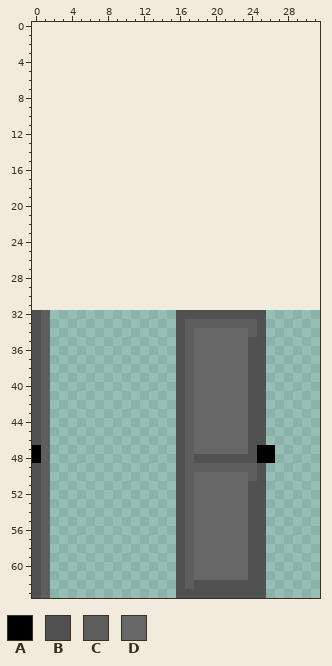
Two states of a pixel-art sprite, Assets/Sprites/Interactables/Door/Door.png. Above, as it was before the edit.
The file is 32x32 pixels. Colours within 5 levels of each other are drawn and written as one. The old version is drawn lined up with the new one, on the new canvas.
Palette (. is transparent): A #000000  B #515151  C #5e5e5e  D #676767
Pixels before, first column x 0:
32 BC..............BBBBBBBBBB.
33 BC..............BCCCCCCCCB.
34 BC..............BCDDDDDDCB.
35 BC..............BCDDDDDDBB.
36 BC..............BCDDDDDDBB.
37 BC..............BCDDDDDDBB.
38 BC..............BCDDDDDDBB.
39 BC..............BCDDDDDDBB.
40 BC..............BCDDDDDDBB.
41 BC..............BCDDDDDDBB.
42 BC..............BCDDDDDDBB.
43 BC..............BCDDDDDDBB.
44 BC..............BCDDDDDDBB.
45 BC..............BCDDDDDDBB.
46 BC..............BCDDDDDDBB.
47 AC..............BCDDDDDDBAA
48 AC..............BCBBBBBBBAA
49 BC..............BCCCCCCCCB.
50 BC..............BCDDDDDDCB.
51 BC..............BCDDDDDDBB.
52 BC..............BCDDDDDDBB.
53 BC..............BCDDDDDDBB.
54 BC..............BCDDDDDDBB.
55 BC..............BCDDDDDDBB.
56 BC..............BCDDDDDDBB.
57 BC..............BCDDDDDDBB.
58 BC..............BCDDDDDDBB.
59 BC..............BCDDDDDDBB.
60 BC..............BCDDDDDDBB.
61 BC..............BCDDDDDDBB.
62 BC..............BCBBBBBBBB.
63 BC..............BBBBBBBBBB.
Once edited:
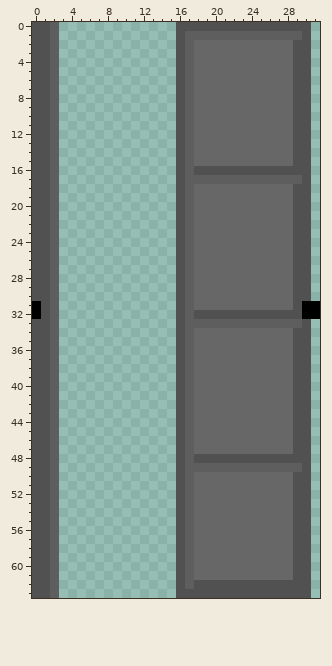
What changed:
canvas 32x32 -> 32x64, the old top-left corner now at 0,32
y 0: x 0..2 ... -> BBC; x 16..30 ............... -> BBBBBBBBBBBBBBB
y 1: x 0..2 ... -> BBC; x 16..30 ............... -> BCCCCCCCCCCCCCB
y 2..15: x 0..2 ... -> BBC; x 16..30 ............... -> BCDDDDDDDDDDDBB
y 16: x 0..2 ... -> BBC; x 16..30 ............... -> BCBBBBBBBBBBBBB
y 17: x 0..2 ... -> BBC; x 16..30 ............... -> BCCCCCCCCCCCCCB
y 18..30: x 0..2 ... -> BBC; x 16..30 ............... -> BCDDDDDDDDDDDBB
y 31: x 0..2 ... -> ABC; x 16..31 ................ -> BCDDDDDDDDDDDBAA
y 32: x 0..2 BC. -> ABC; x 17 B -> C; x 26..31 ...... -> BBBBAA
y 33: x 1..2 C. -> BC; x 25..30 B..... -> CCCCCB
y 34: x 1..2 C. -> BC; x 24..30 CB..... -> DDDDDBB
y 35..46: x 1..2 C. -> BC; x 24..30 BB..... -> DDDDDBB
y 47: x 0..2 AC. -> BBC; x 24..30 BAA.... -> DDDDDBB
y 48: x 0..2 AC. -> BBC; x 25..30 AA.... -> BBBBBB
y 49: x 1..2 C. -> BC; x 25..30 B..... -> CCCCCB
y 50: x 1..2 C. -> BC; x 24..30 CB..... -> DDDDDBB
y 51..61: x 1..2 C. -> BC; x 24..30 BB..... -> DDDDDBB
y 62..63: x 1..2 C. -> BC; x 26..30 ..... -> BBBBB
Pixel boxes of the changes (left, top, right, bottom) in both pictures:
changed: (32, 22, 59, 598)
changed: (176, 22, 320, 598)
